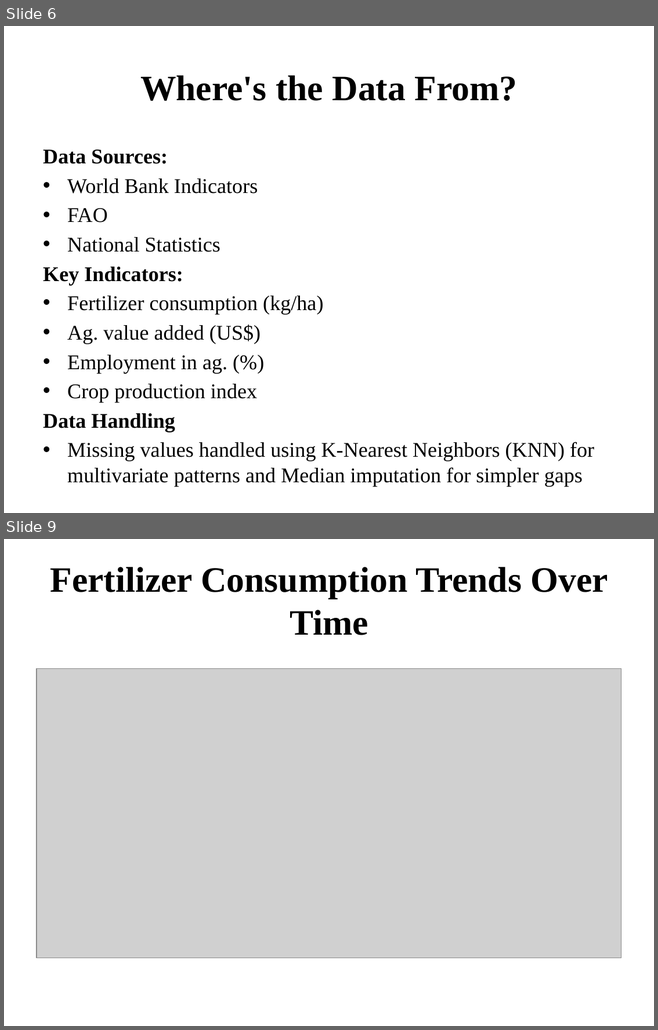
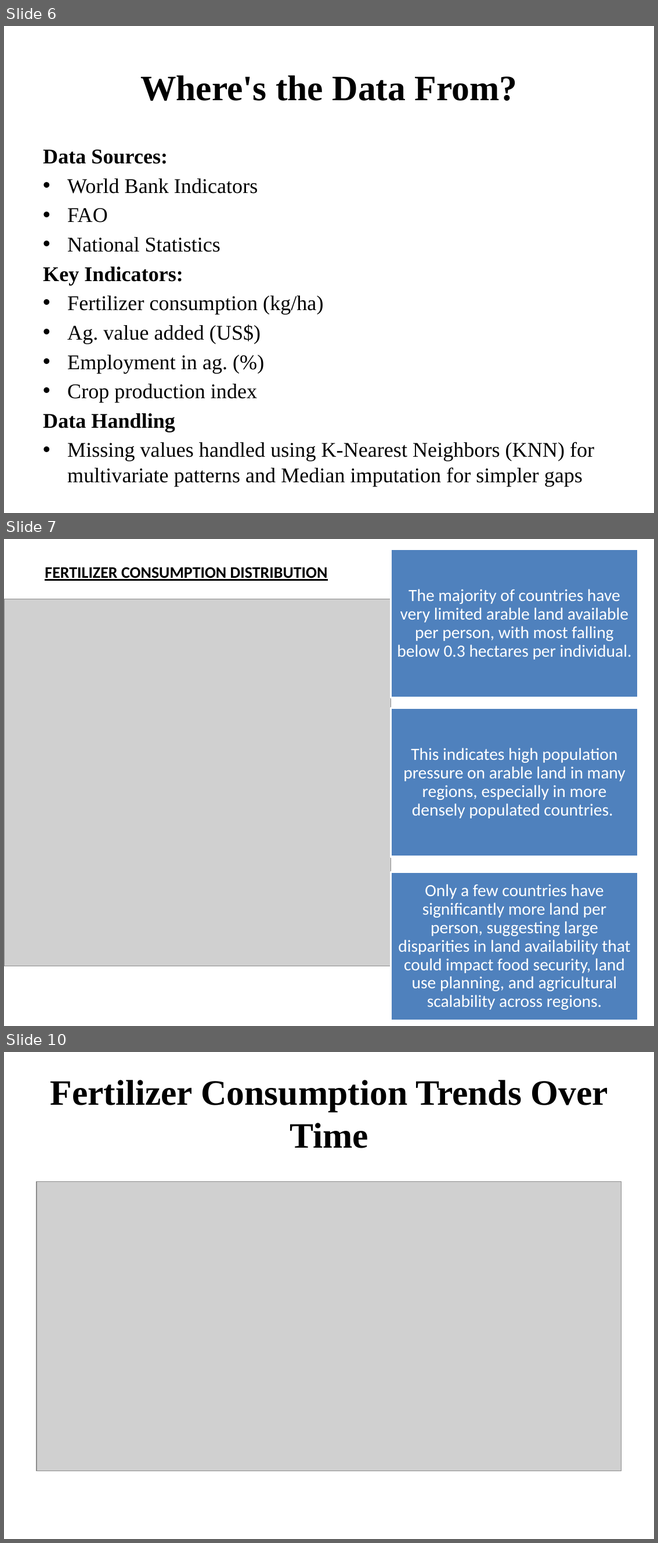
Before and after one commit to Rodgerdev/east-africa-fertilizer-project, a slide deck: East_Africa_Fertilizer_Presentation.pptx. Shown one above the other, each under a label of ours: slides 6 and 9 before the commit, slides 6, 7 and 10 after it; the slides between them are not shown. The pictures are 658x1030 and 658x1543 pixels, drawn with LibreOffice and Linux fonts; fonts in the diff are those of the drawing; grey boxes stand for pictures; background and template pictures are left out. Boxes give left, top, right and bottom in pixels: in the first picture for what was removed or moved away, otherwise in the second. Text is boxed around its words. In the diff, an @@ line names an element or a change of style, - is before the commit and + after.

```diff
--- a/East_Africa_Fertilizer_Presentation.pptx
+++ b/East_Africa_Fertilizer_Presentation.pptx
@@ slide 7 added at [4, 539, 654, 1026], background #FFFFFF @@
@@ text added at [45, 567, 328, 581], 18 pt, text #000000, bold, underline @@
+FERTILIZER CONSUMPTION DISTRIBUTION
@@ picture added at [4, 599, 390, 966] @@
@@ group added at [390, 549, 638, 1021]: 3 rectangles, 3 texts @@
+The majority of countries have very limited arable land available per person, with most falling below 0.3 hectares per individual.
+This indicates high population pressure on arable land in many regions, especially in more densely populated countries.
+Only a few countries have significantly more land per person, suggesting large disparities in land availability that could impact food security, land use planning, and agricultural scalability across regions.
@@ what was slide 9 is now slide 10 @@
```
Also in this commit, not shown: 1 slide changed, 1 other slide added, 1 slide removed.
